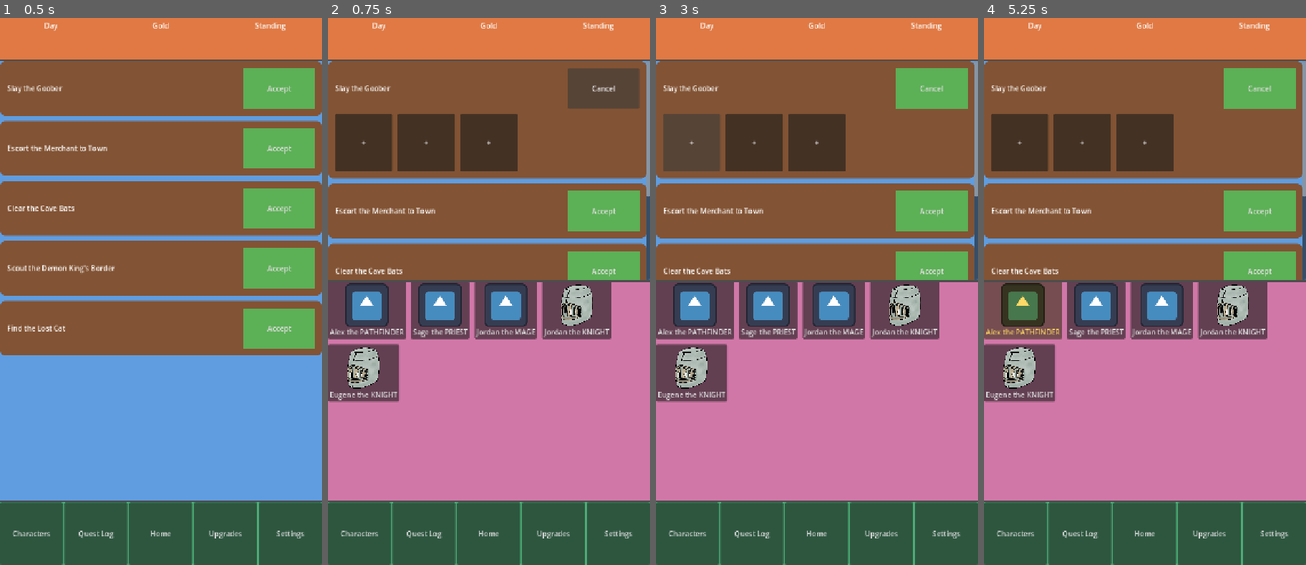
Above: before the commit, frames 1-4 (left to right).
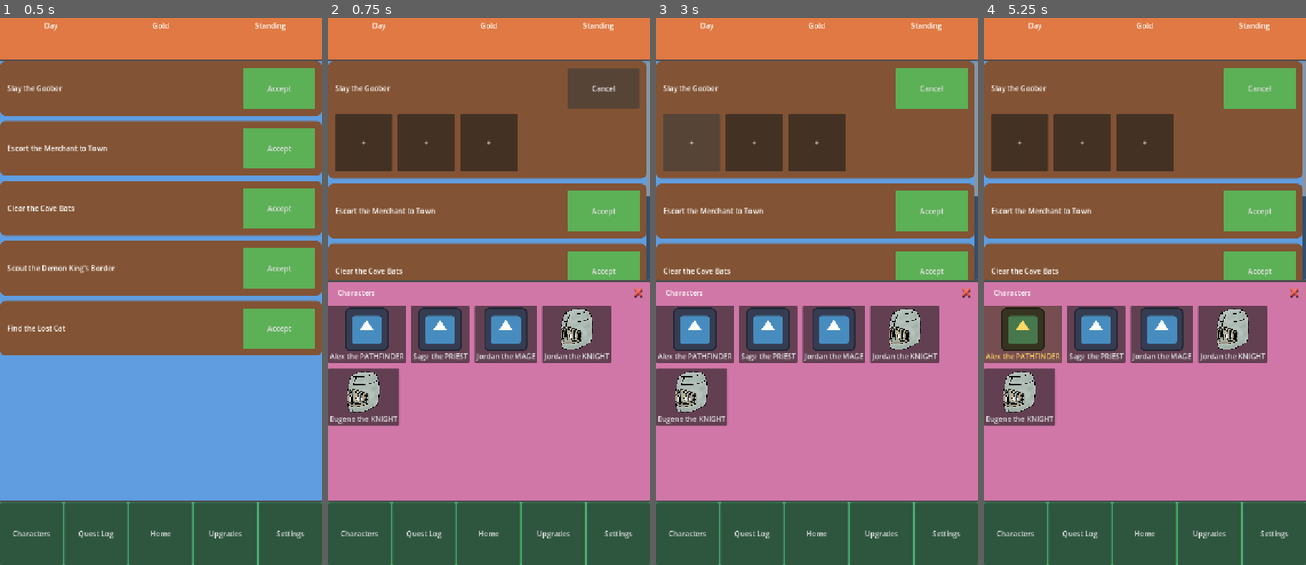
Above: after the commit, the same moments.

Repository: ActuallySanta/Fantasy-Guild-Manager
Game: Godot game, scene res://Scenes/UI/home_ui_prototype.tscn
The game is run twice, just before and just after one commit, with the same random seed, the same clock (stepped at 60 frames per second) and the same inputs. This scene is started directly instead of the project's main scene.
Inputs:
- Up to frame 1 (0.5 s): no input
- Up to frame 2 (0.75 s): click "Accept" at 0.5 s
- Up to frame 3 (3 s): click "Cancel" at 1.25 s; click "Accept" at 2 s; click "+" at 2.75 s
- Up to frame 4 (5.25 s): click "+" at 3.5 s; click "+" at 4.25 s; click "Alex the PATHFINDER" at 5 s

Frame 1 is identical in both runs. In frame 2, 11% of the frame differs, in the area x 0-98%, y 48-75%; in frame 3, 11%; in frame 4, 11%.

Commit message:
now able to open and close the roster

Diff:
--- a/Scenes/UI/home_ui_prototype.tscn
+++ b/Scenes/UI/home_ui_prototype.tscn
@@ -3,6 +3,7 @@
 [ext_resource type="Script" uid="uid://cmlplktrs1fb0" path="res://Scripts/UI/quest_list.gd" id="1_prqkl"]
 [ext_resource type="PackedScene" uid="uid://cawb7mk4rfspb" path="res://Scenes/UI/quest_card.tscn" id="2_xsnmc"]
 [ext_resource type="Script" uid="uid://djvjacwit4hlu" path="res://Scripts/UI/char_roster.gd" id="3_oscj5"]
+[ext_resource type="PackedScene" uid="uid://kkjpbudn1ejv" path="res://Scenes/UI/Reusable Elements/close_button.tscn" id="3_xsnmc"]
 [ext_resource type="PackedScene" uid="uid://dpm6emiryhpli" path="res://Scenes/UI/character_button.tscn" id="4_brb4x"]
 
 [sub_resource type="StyleBoxFlat" id="StyleBoxFlat_g4v7s"]
@@ -75,31 +76,48 @@
 layout_mode = 2
 horizontal_scroll_mode = 0
 
-[node name="ContentList" type="VBoxContainer" parent="MarginContainer/VBoxContainer/Content/ContentScroll" unique_id=1248711653 node_paths=PackedStringArray("roster_panel")]
+[node name="ContentList" type="VBoxContainer" parent="MarginContainer/VBoxContainer/Content/ContentScroll" unique_id=1248711653]
 layout_mode = 2
 size_flags_horizontal = 3
 theme_override_constants/separation = 12
 script = ExtResource("1_prqkl")
 quest_card_scene = ExtResource("2_xsnmc")
-roster_panel = NodePath("../../../Roster")
 
 [node name="Roster" type="PanelContainer" parent="MarginContainer/VBoxContainer" unique_id=1362079796]
 layout_mode = 2
 size_flags_vertical = 3
 theme_override_styles/panel = SubResource("StyleBoxFlat_dh3ed")
 
-[node name="RosterScroll" type="ScrollContainer" parent="MarginContainer/VBoxContainer/Roster" unique_id=827291821]
+[node name="RosterColumn" type="VBoxContainer" parent="MarginContainer/VBoxContainer/Roster" unique_id=818766545]
+layout_mode = 2
+
+[node name="RosterHeader" type="HBoxContainer" parent="MarginContainer/VBoxContainer/Roster/RosterColumn" unique_id=339474195]
+layout_mode = 2
+
+[node name="RosterTitle" type="Label" parent="MarginContainer/VBoxContainer/Roster/RosterColumn/RosterHeader" unique_id=1819909568]
+layout_mode = 2
+size_flags_horizontal = 3
+text = "     Characters "
+
+[node name="Close Button" parent="MarginContainer/VBoxContainer/Roster/RosterColumn/RosterHeader" unique_id=1203562834 instance=ExtResource("3_xsnmc")]
+custom_minimum_size = Vector2(70, 70)
+layout_mode = 2
+
+[node name="RosterScroll" type="ScrollContainer" parent="MarginContainer/VBoxContainer/Roster/RosterColumn" unique_id=827291821]
 custom_minimum_size = Vector2(0, 270)
 layout_mode = 2
+size_flags_vertical = 3
 horizontal_scroll_mode = 0
 
-[node name="CharList" type="HFlowContainer" parent="MarginContainer/VBoxContainer/Roster/RosterScroll" unique_id=291949744]
+[node name="CharList" type="HFlowContainer" parent="MarginContainer/VBoxContainer/Roster/RosterColumn/RosterScroll" unique_id=291949744 node_paths=PackedStringArray("roster_panel", "close_button")]
 layout_mode = 2
 size_flags_horizontal = 3
 theme_override_constants/h_separation = 12
 theme_override_constants/v_separation = 12
 script = ExtResource("3_oscj5")
 character_button_scene = ExtResource("4_brb4x")
+roster_panel = NodePath("../../..")
+close_button = NodePath("../../RosterHeader/Close Button")
 
 [node name="NavBar" type="PanelContainer" parent="MarginContainer/VBoxContainer" unique_id=529664223]
 custom_minimum_size = Vector2(0, 140)
--- a/Scripts/UI/char_roster.gd
+++ b/Scripts/UI/char_roster.gd
@@ -1,6 +1,8 @@
 # fills the roster with buttons that act as character
 extends HFlowContainer
 @export var character_button_scene: PackedScene
+@export var roster_panel: Control
+@export var close_button: Button
 
 # Called when the node enters the scene tree for the first time.
 func _ready() -> void:
@@ -8,7 +10,29 @@
 	# get_tree().call_group("roster", "refresh").
 	# add_to_group("roster", "refresh")
 	add_to_group("roster")
+
+	if roster_panel == null:
+		push_error("Roster: drag the Roster panel into Roster Panel in the Inspector.")
+	if close_button:
+		close_button.pressed.connect(close)
+	else:
+		push_error("Roster: drag the CloseButton into Close Button in the Inspector.")
+
+	close()  # start hidden so the quest list gets the whole screen
 	rebuild()
+
+func open() -> void:
+	if roster_panel:
+		roster_panel.visible = true
+
+func close() -> void:
+	if roster_panel:
+		roster_panel.visible = false
+	# don't leave character highlighted when roster is hidden
+	CharacterButton.clear_selection()
+
+func is_open() -> bool:
+	return roster_panel != null and roster_panel.visible
 
 	# clears roster and rebuilds it from character system
 func rebuild() -> void:
--- a/Scripts/UI/character_slot.gd
+++ b/Scripts/UI/character_slot.gd
@@ -19,12 +19,18 @@
 
 # Runs when a player taps or clicks slot
 func _on_pressed() -> void:
+	# if the roster is closed, this tap only opens it
+	var roster = get_tree().get_first_node_in_group("roster")
+	if roster and not roster.is_open():
+		roster.open()
+		return
+
 	if CharacterButton.selected:
-		# Assign selected character from roster here
+		# A character is selected in the roster place it here
 		assign(CharacterButton.selected.character)
 		CharacterButton.clear_selection()
 	elif character != null:
-		# if nothing is selected but slot if filled empty it
+		# nothing selected but slot is filled, empty it
 		assign(null)
 
 # Godot asks this while something is dragged over the slot.
--- a/Scripts/UI/quest_list.gd
+++ b/Scripts/UI/quest_list.gd
@@ -1,14 +1,10 @@
 # this script is what fills content with sample quest cards
 extends VBoxContainer
 @export var quest_card_scene: PackedScene
-@export var roster_panel: Control
+#@export var roster_panel: Control
 
 # Called when the node enters the scene tree for the first time.
 func _ready() -> void:
-	# start roster hidden so quest list is bigger
-	if roster_panel:
-		roster_panel.visible = false
-
 	if quest_card_scene == null:
 		push_error("QuestList: drag quest card scene into inspector")
 		return
@@ -26,22 +22,11 @@
 	card.party_changed.connect(_on_party_changed)
 	return card
 
-# function to update the visibility of the roster
-func _update_roster_visibility() -> void:
-	if roster_panel == null:
-		push_error("QuestList: drag the Roster node into Roster Panel in the Inspector")
-		return
-
-	var any_open := false
+func _any_quest_open() -> bool:
 	for card in get_children():
 		if card is QuestCard and card.is_open:
-			any_open = true
-
-	roster_panel.visible = any_open
-
-	# make sure character isnt highlighed when roster is hidden
-	if not any_open:
-		CharacterButton.clear_selection()
+			return true
+	return false
 
 # placeholder system for quests fix later
 func _get_quests() -> Array:
@@ -55,11 +40,12 @@
 
 # called when play accepts quest
 func _on_quest_accepted(quest) -> void:
-	_update_roster_visibility()
+	get_tree().call_group("roster", "open")
 	print("Accepted: ", quest.get("title"))
 
 func _on_quest_closed(quest) -> void:
-	_update_roster_visibility()
+	if not _any_quest_open():
+		get_tree().call_group("roster", "close")
 	print("Closed: ", quest.get("title"))
 
 # function to get the characters on quest
